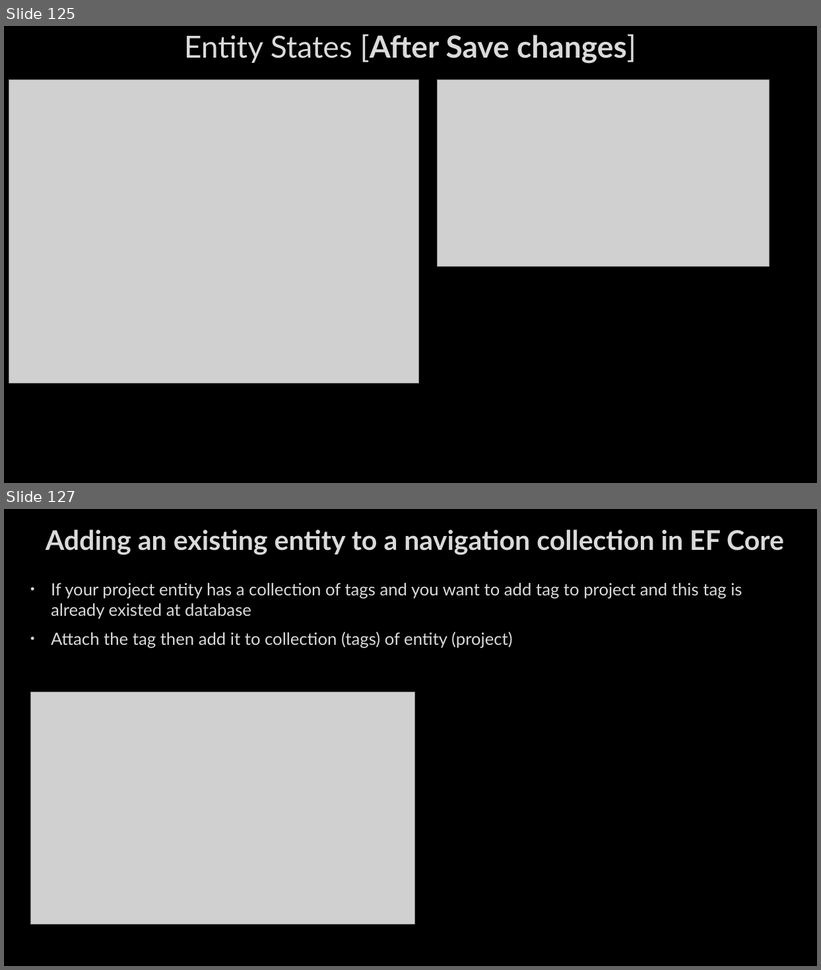
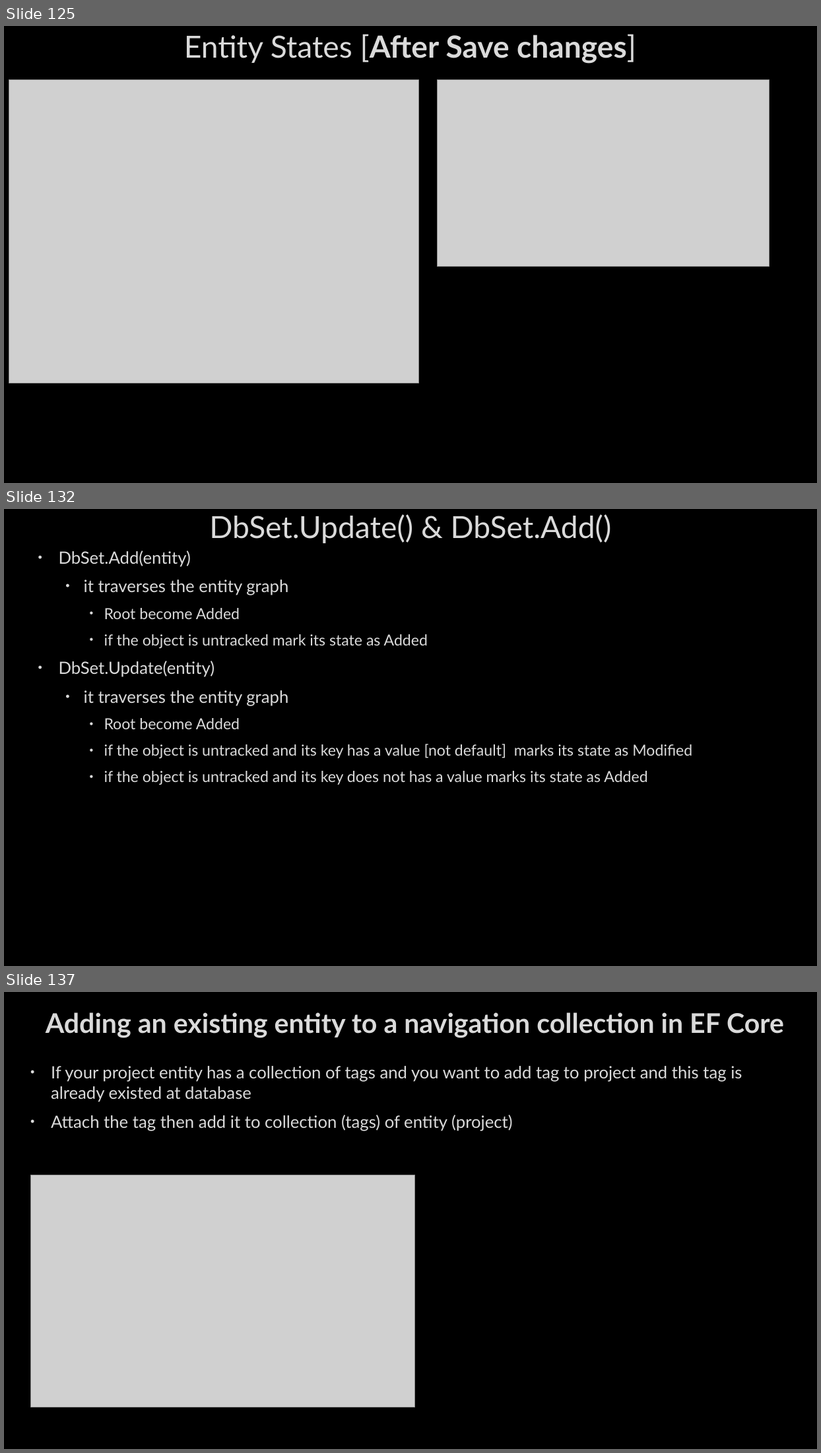
Before and after one commit to AhmedMohamedSamir1/Summary, a slide deck: Dot Net/1_C#, LINQ, EF,OOP&Solid.pptx. Shown one above the other, each under a label of ours: slides 125 and 127 before the commit, slides 125, 132 and 137 after it; the slides between them are not shown. The pictures are 821x970 and 821x1453 pixels, drawn with LibreOffice and Linux fonts; fonts in the diff are those of the drawing; grey boxes stand for pictures; background and template pictures are left out. Boxes give left, top, right and bottom in pixels: in the first picture for what was removed or moved away, otherwise in the second. Text is boxed around its words. In the diff, an @@ line names an element or a change of style, - is before the commit and + after.

```diff
--- a/Dot Net/1_C#, LINQ, EF,OOP&Solid.pptx
+++ b/Dot Net/1_C#, LINQ, EF,OOP&Solid.pptx
@@ slide 132 added at <box>4,509,817,966</box>, background picture (left out) @@
@@ title added at <box>209,514,612,543</box>, 36 pt, text #DADADA @@
+DbSet.Update() & DbSet.Add()
@@ text added at <box>59,551,692,785</box>, 18 pt, text #DADADA @@
+• DbSet.Add(entity)
+  • it traverses the entity graph
+    • Root become Added
+    • if the object is untracked mark its state as Added
+• DbSet.Update(entity)
+  • it traverses the entity graph
+    • Root become Added
+    • if the object is untracked and its key has a value [not default] marks its state as Modified
+    • if the object is untracked and its key does not has a value marks its state as Added
@@ what was slide 127 is now slide 137 @@
```
Also in this commit, not shown: 2 slides changed, 13 other slides added, 1 slide removed, 4 other files.
